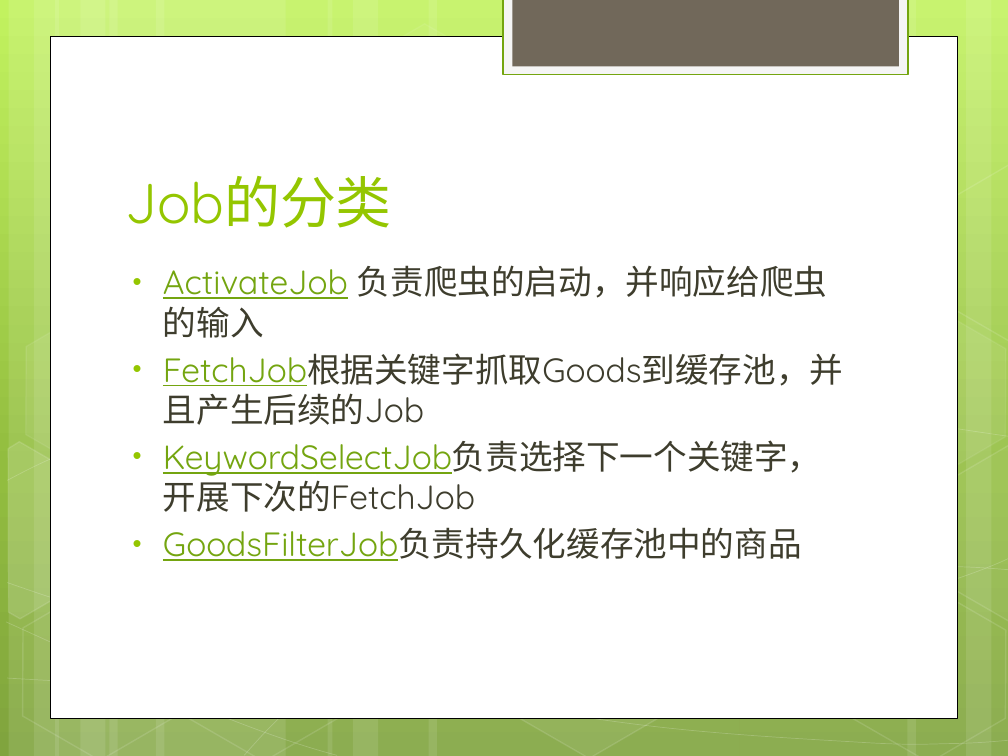
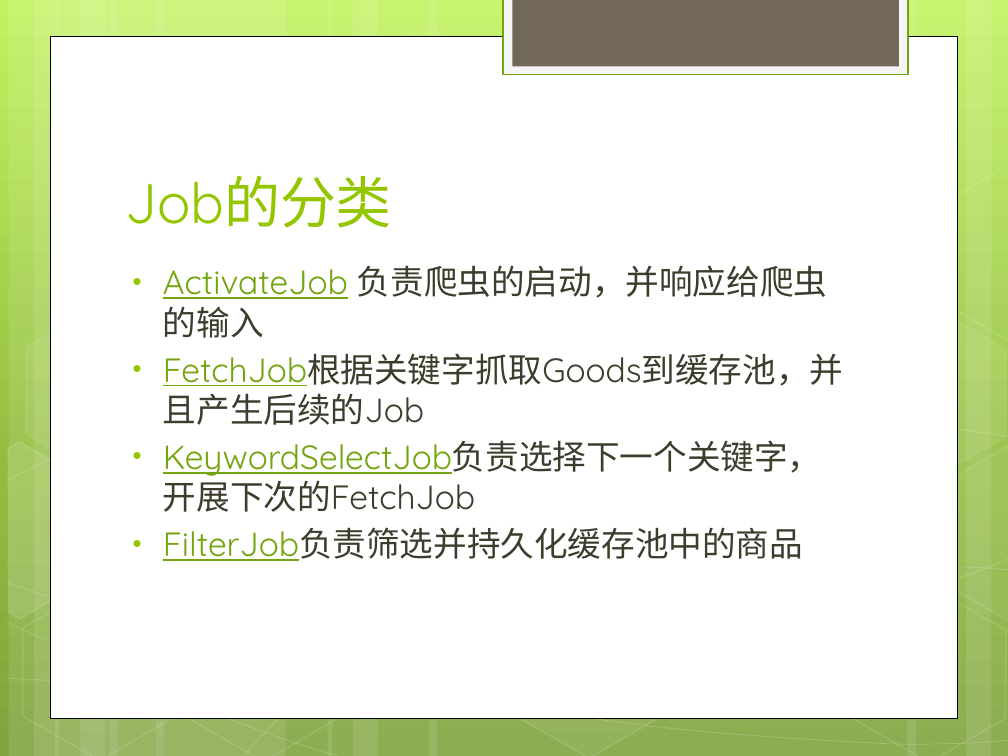
Before and after one commit to robertdoo/csc-good-sniffer, a slide deck: slide 4 of CSharp/EWorm/EWorm.Crawler/Eworm爬虫算法设计.pptx. Drawn at 1008x756 pixels with LibreOffice and Linux fonts; fonts in the diff are those of the drawing. Boxes give left, top, right and bottom in pixels: in the first picture for what was removed or moved away, otherwise in the second. Text is boxed around its words. In the diff, an @@ line names an element or a change of style, - is before the commit and + after.

```diff
--- a/CSharp/EWorm/EWorm.Crawler/Eworm爬虫算法设计.pptx
+++ b/CSharp/EWorm/EWorm.Crawler/Eworm爬虫算法设计.pptx
@@ text at (x1=163, y1=527, x2=803, y2=561): text changed; text colour #74A510 to #3E3D2D @@
-• GoodsFilterJob负责持久化缓存池中的商品
+• FilterJob负责筛选并持久化缓存池中的商品
```
Also in this commit, not shown: 1 other slide changed, 12 other files.
